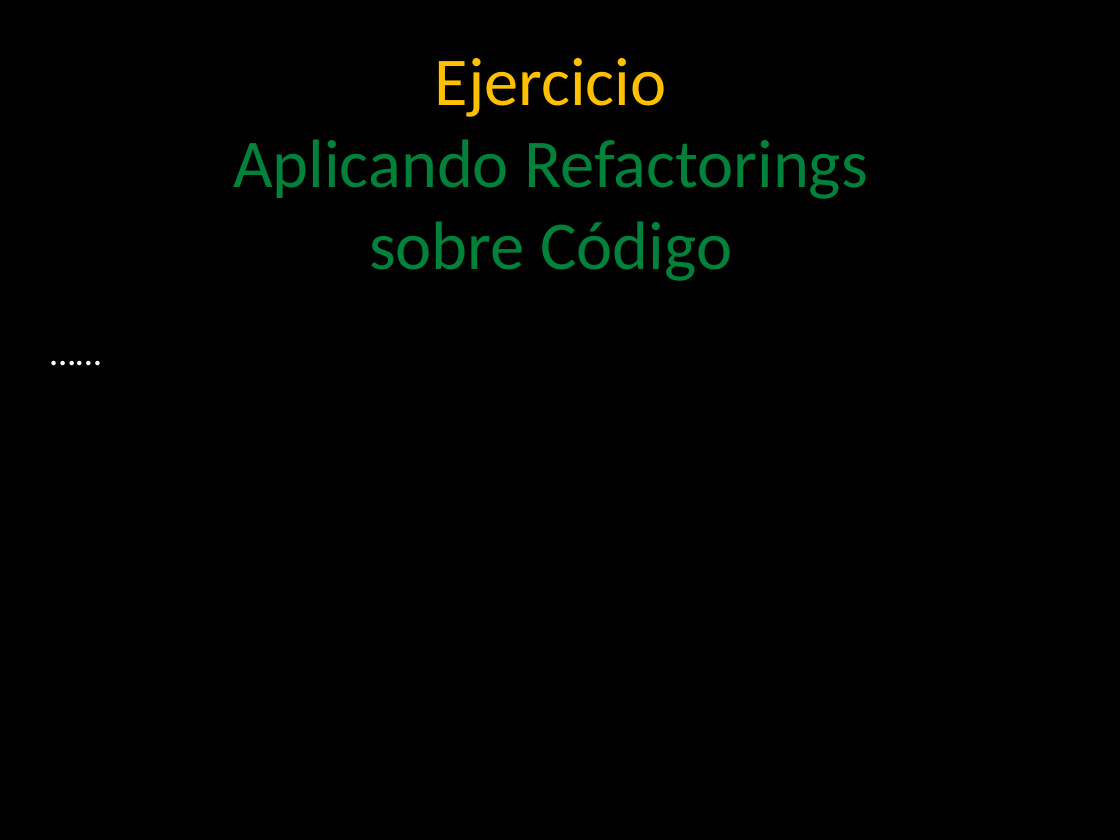
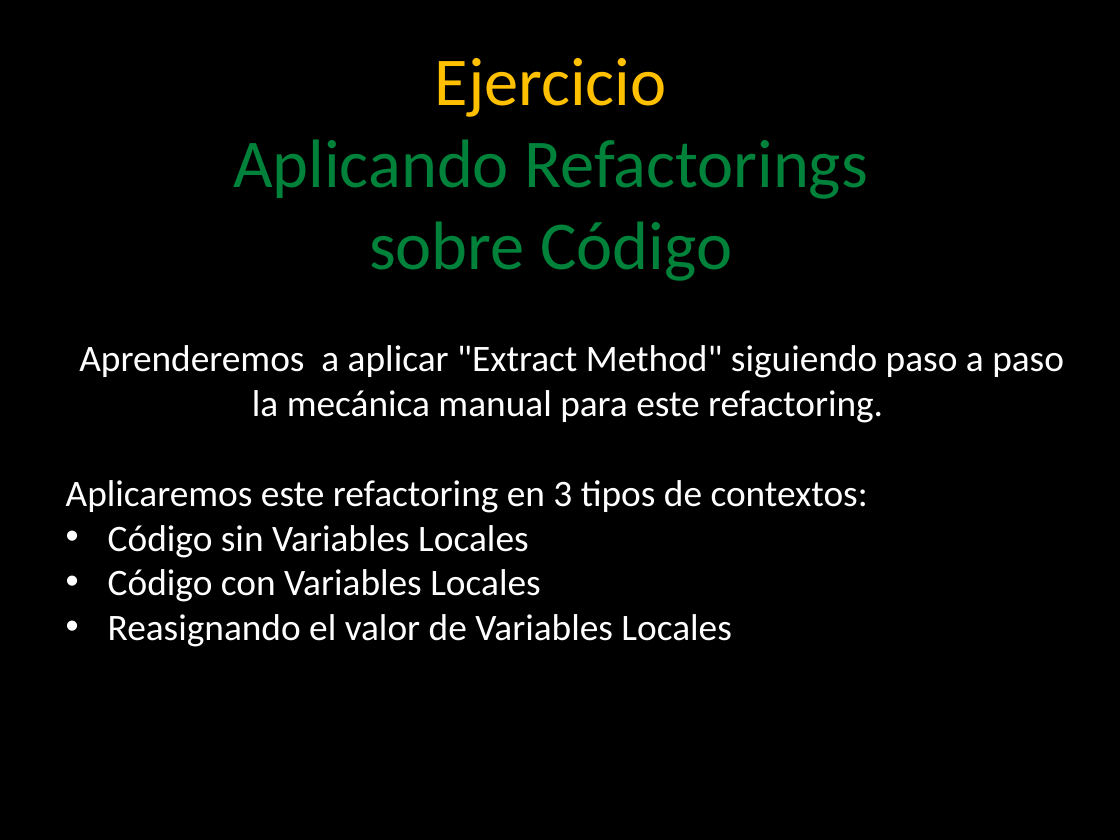
Before and after one commit to angelnunezsalazar/Code-Smells-and-Refactoring, a slide deck: slide 51 of Diapositivas/Code Smells and Refactoring.pptx. Drawn at 1120x840 pixels with LibreOffice and Linux fonts; fonts in the diff are those of the drawing; background and template pictures are left out. Boxes give left, top, right and bottom in pixels: in the first picture for what was removed or moved away, otherwise in the second. Text is boxed around its words. In the diff, an @@ line names an element or a change of style, - is before the commit and + after.

Commit message:
Ejercicio: Manual Refactorings

```diff
--- a/Diapositivas/Code Smells and Refactoring.pptx
+++ b/Diapositivas/Code Smells and Refactoring.pptx
@@ text removed at (39, 323, 1080, 379) @@
-……
@@ text added at (66, 345, 1064, 647), 24 pt, text #FFFFFF @@
+Aprenderemos a aplicar "Extract Method" siguiendo paso a paso la mecánica manual para este refactoring.
+Aplicaremos este refactoring en 3 tipos de contextos:
+• Código sin Variables Locales
+• Código con Variables Locales
+• Reasignando el valor de Variables Locales
```
Also in this commit, not shown: 15 other files.
